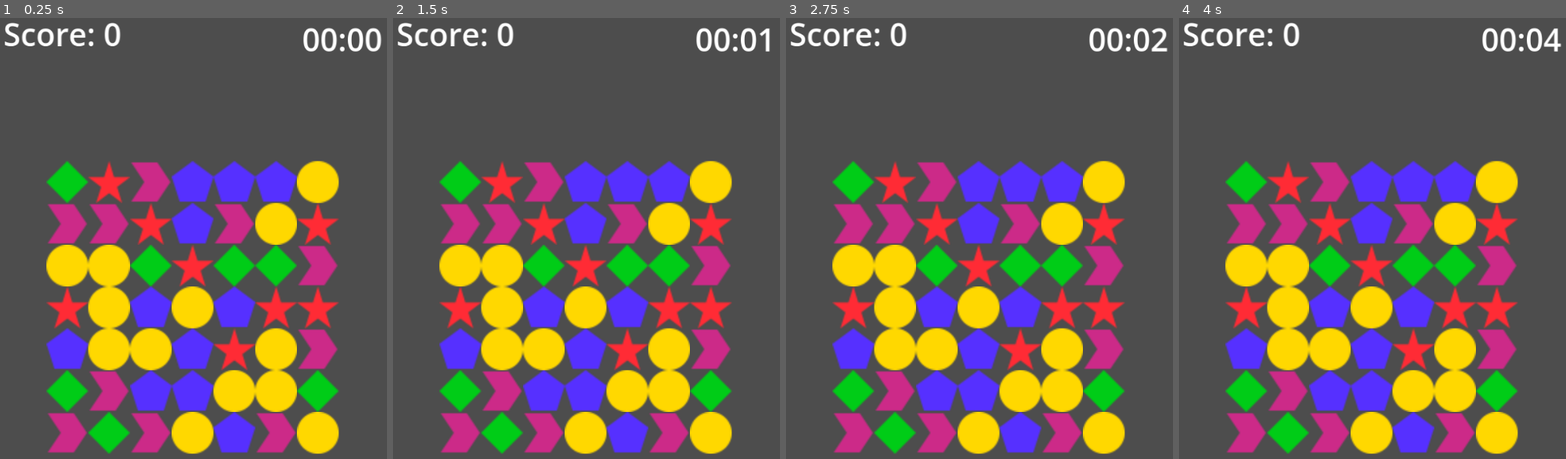
Above: before the commit, frames 1-4 (left to right).
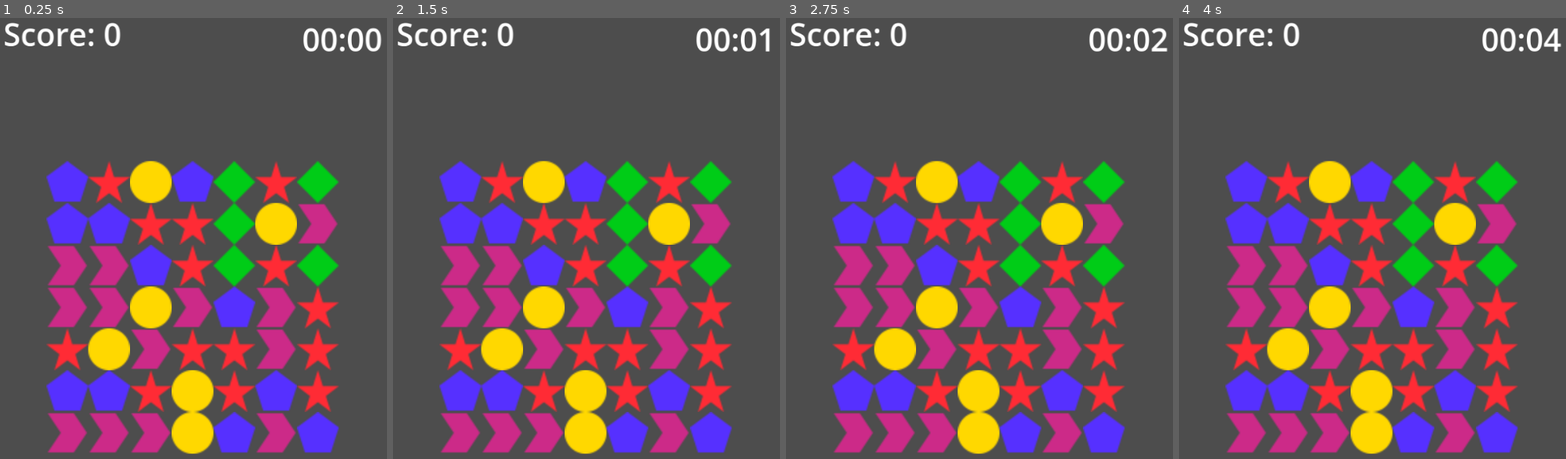
Above: after the commit, the same moments.

Repository: jborza/match3
Game: Godot game, scene res://Level1.tscn
The game is run twice, just before and just after one commit, with the same random seed, the same clock (stepped at 60 frames per second) and the same inputs.
Inputs (mouse positions are in pixels of both pictures, inside the frame that each line leads up to):
- Up to frame 1 (0.25 s): no input
- Up to frame 2 (1.5 s): tap Enter at 0.5 s; move the mouse to (458, 181) at 0.52 s; click (458, 181) at 0.67 s; tap Space at 1.25 s; move the mouse to (458, 225) at 1.27 s; click (458, 225) at 1.42 s
- Up to frame 3 (2.75 s): move the mouse to (851, 264) at 2.02 s; click (851, 264) at 2.17 s
- Up to frame 4 (4 s): tap Enter at 2.75 s; move the mouse to (1244, 309) at 2.77 s; click (1244, 309) at 2.92 s; tap Space at 3.5 s; move the mouse to (1244, 348) at 3.52 s; click (1244, 348) at 3.67 s

The runs differ from the first frame. In frame 1, 27% of the frame differs, in the area x 11-88%, y 32-99%; in frame 2, 27%; in frame 3, 27%; in frame 4, 27%.
Error in both runs: Invalid access to property or key 'position' on a base object of type 'Nil'. (res://Tile.gd:33)

Commit message:
use randomize seed

Diff:
--- a/Game.gd
+++ b/Game.gd
@@ -1,5 +1,5 @@
 extends Node2D
-
+var rng : RandomNumberGenerator
 var score: int = 0
 var time_seconds: int = 0
 
@@ -24,6 +24,10 @@
 # Called when the node enters the scene tree for the first time.
 func _ready():
 	# generate tiles
+	rng = RandomNumberGenerator.new()
+	rng.seed = hash("boo")
+	rng.state = 1
+
 	# https://docs.godotengine.org/en/stable/tutorials/scripting/nodes_and_scene_instances.html
 	var tile_scene = load("res://Tile.tscn")
 	var position_x = 0
@@ -78,7 +82,7 @@
 
 func create_tile(tile_scene, x, y, position_x, position_y):
 	var tile = tile_scene.instantiate()
-	tile.type = randi() % GameManager.TileType.size()
+	tile.type = rng.randi() % GameManager.TileType.size()
 	tile.position.x = x
 	tile.position.y = y
 	tile.position_x = position_x
